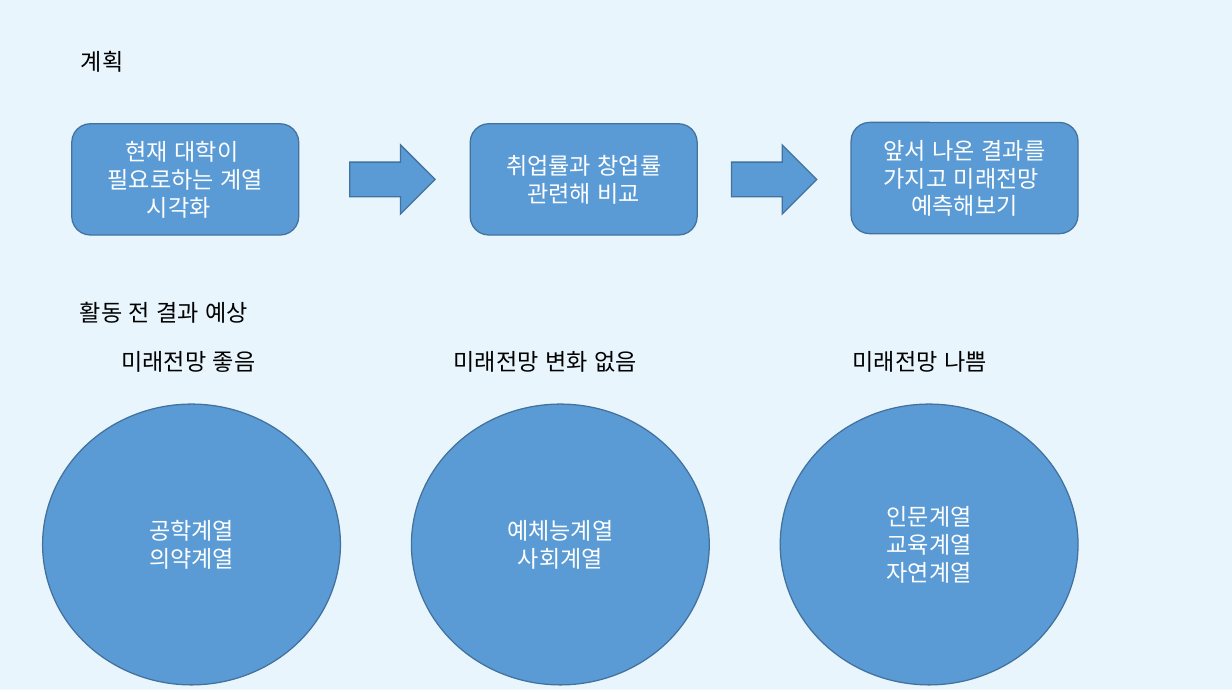
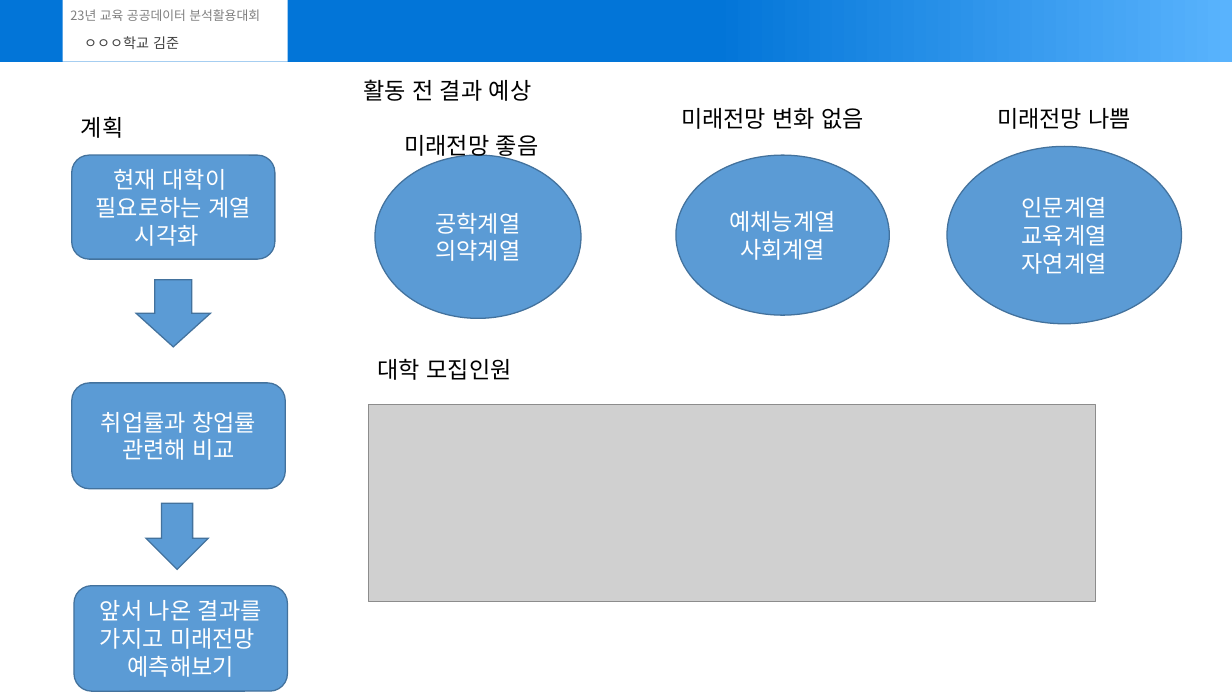
Before and after one commit to joon-11/23_dataAnalisysContestProject, a slide deck: slide 3 of submit.pptx. Drawn at 1232x693 pixels with LibreOffice and Linux fonts; fonts in the diff are those of the drawing; grey boxes stand for pictures. Boxes give left, top, right and bottom in pixels: in the first picture for what was removed or moved away, otherwise in the second. Text is boxed around its words. In the diff, an @@ line names an element or a change of style, - is before the commit and + after.

```diff
--- a/submit.pptx
+++ b/submit.pptx
@@ rectangle removed at (0,0,1232,689) @@
@@ rectangle added at (0,0,1232,62), fill gradient #0275D8 to #59B3FD @@
@@ rectangle added at (63,0,288,62), fill #FFFFFF @@
@@ text added at (70,9,260,21), 10 pt, text #808080 @@
+23년 교육 공공데이터 분석활용대회
@@ text added at (84,36,179,49), 11 pt, text #404040 @@
+ㅇㅇㅇ학교 김준
@@ text "활동 전 결과 예상": place and size @@
-text "활동 전 결과 예상" at (80,301,249,323)
+text "활동 전 결과 예상" at (363,79,532,101)
@@ text "계획": place and size @@
-text "계획" at (81,50,124,72)
+text "계획" at (81,116,124,138)
@@ text "미래전망 변화 없음": place and size @@
-text "미래전망 변화 없음" at (454,351,637,372)
+text "미래전망 변화 없음" at (681,108,865,129)
@@ text "미래전망 나쁨": place and size @@
-text "미래전망 나쁨" at (853,351,987,372)
+text "미래전망 나쁨" at (997,108,1132,129)
@@ right arrow removed at (350,145,435,214) @@
@@ text "미래전망 좋음": place and size @@
-text "미래전망 좋음" at (121,351,256,372)
+text "미래전망 좋음" at (404,135,539,159)
@@ right arrow removed at (732,145,817,214) @@
@@ ellipse "인문계열": place and size @@
-ellipse "인문계열" at (780,404,1078,685)
+ellipse "인문계열" at (947,146,1182,323)
@@ rounded rectangle "현재 대학이": place and size @@
-rounded rectangle "현재 대학이" at (72,124,299,235)
+rounded rectangle "현재 대학이" at (72,155,275,260)
@@ ellipse "공학계열": place and size @@
-ellipse "공학계열" at (43,404,340,685)
+ellipse "공학계열" at (375,155,581,319)
@@ ellipse "예체능계열": place and size @@
-ellipse "예체능계열" at (411,404,709,685)
+ellipse "예체능계열" at (677,155,890,315)
@@ down arrow added at (136,280,210,348), fill #5B9BD5, outline #43739E 1 pt @@
@@ text added at (378,358,511,380), 18 pt, text #000000 @@
+대학 모집인원
@@ rounded rectangle "취업률과 창업률": place and size @@
-rounded rectangle "취업률과 창업률" at (470,124,698,235)
+rounded rectangle "취업률과 창업률" at (72,383,286,489)
@@ picture added at (369,405,1096,602) @@
@@ down arrow added at (146,504,208,570), fill #5B9BD5, outline #43739E 1 pt @@
@@ rounded rectangle "앞서 나온 결과를": place and size @@
-rounded rectangle "앞서 나온 결과를" at (851,123,1079,234)
+rounded rectangle "앞서 나온 결과를" at (74,586,287,691)
```
Also in this commit, not shown: 3 other slides changed, 3 slides added, 1 slide removed.
